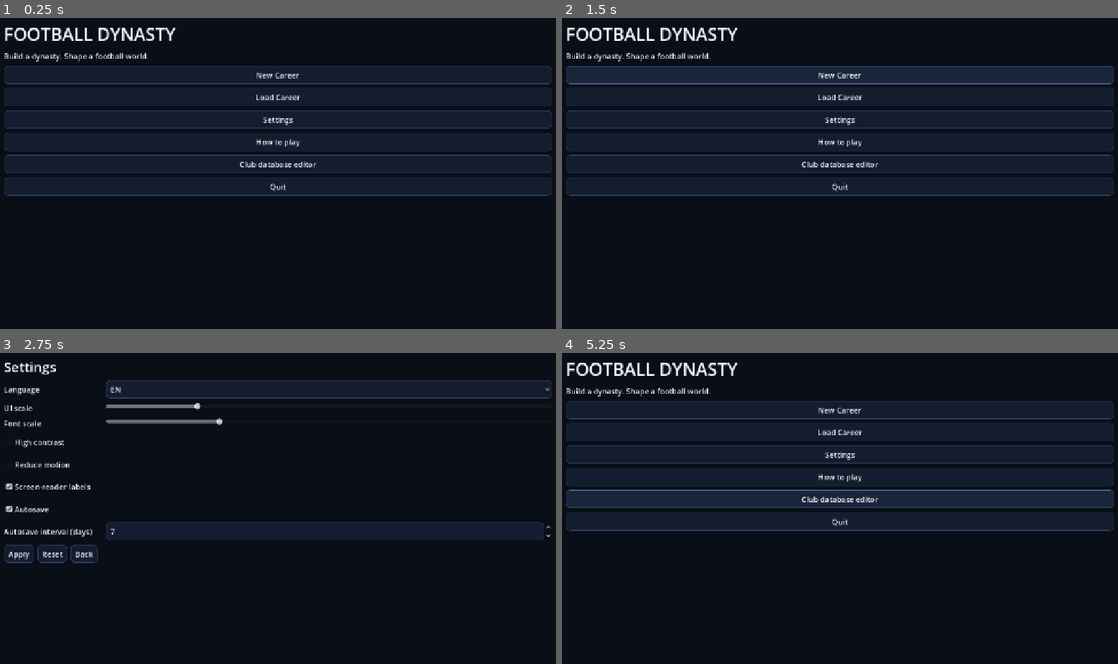
Above: before the commit, frames 1-4 (two rows, left to right).
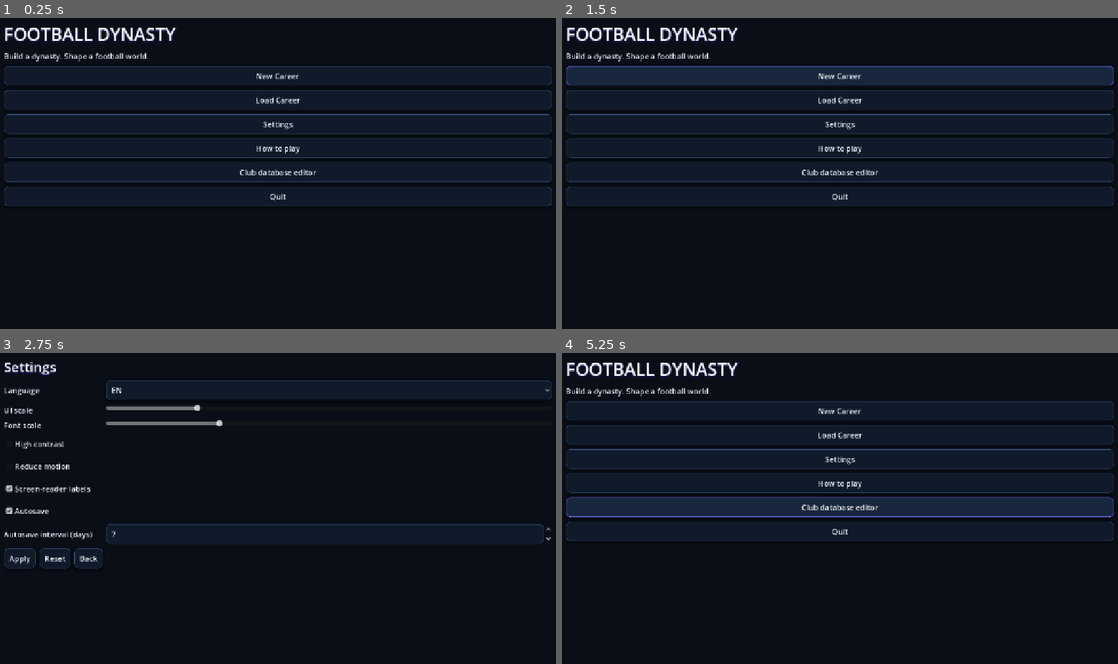
Above: after the commit, the same moments.

Repository: eghosa001/football-manager
Game: Godot game, scene res://game/scenes/career_app.tscn
The game is run twice, just before and just after one commit, with the same random seed, the same clock (stepped at 60 frames per second) and the same inputs.
Inputs:
- Up to frame 1 (0.25 s): no input
- Up to frame 2 (1.5 s): click "Load Career" at 0.5 s; click "Back" at 1.25 s
- Up to frame 3 (2.75 s): click "Settings" at 2 s
- Up to frame 4 (5.25 s): click "EN" at 2.75 s; click "Apply" at 3.5 s; click "How to play" at 4.25 s; click "Back" at 5 s

The runs differ from the first frame. In frame 1, 10% of the frame differs, in the area x 0-100%, y 3-61%; in frame 2, 11%; in frame 3, 3.6%; in frame 4, 12%.

Commit message:
Add premium presentation, atmosphere and motion pass
Adds lightweight procedural football atmosphere, contextual backgrounds, premium depth and motion while respecting accessibility settings.

Diff:
--- /dev/null
+++ b/game/polish/presentation_runtime.gd
@@ -0,0 +1,298 @@
+extends Node
+
+## Lightweight procedural presentation layer for Football Dynasty.
+## This intentionally complements UIReadabilityRuntime: readability owns minimum
+## sizes and contrast, while this runtime owns atmosphere, depth and motion.
+
+const COLOR_TEXT := Color(0.95, 0.97, 1.0, 1.0)
+const COLOR_MUTED := Color(0.62, 0.70, 0.82, 1.0)
+const COLOR_SURFACE := Color(0.045, 0.070, 0.115, 0.94)
+const COLOR_SURFACE_RAISED := Color(0.065, 0.105, 0.170, 0.97)
+const COLOR_SURFACE_HOVER := Color(0.095, 0.155, 0.245, 1.0)
+const COLOR_BORDER := Color(0.20, 0.30, 0.46, 0.75)
+const COLOR_ACCENT := Color(0.47, 0.46, 1.0, 1.0)
+const COLOR_SIGNAL := Color(0.20, 0.88, 0.76, 1.0)
+
+var _scan_due := 0
+
+class PremiumBackdrop:
+	extends Control
+	var context := "Dashboard"
+
+	func _ready() -> void:
+		mouse_filter = Control.MOUSE_FILTER_IGNORE
+		resized.connect(queue_redraw)
+		queue_redraw()
+
+	func set_context(value: String) -> void:
+		if context == value:
+			return
+		context = value
+		queue_redraw()
+
+	func _draw() -> void:
+		var w := size.x
+		var h := size.y
+		if w <= 1.0 or h <= 1.0:
+			return
+		# Deep layered base. Multiple translucent bands approximate a premium
+		# gradient without shaders or texture assets, keeping mobile cost tiny.
+		draw_rect(Rect2(Vector2.ZERO, size), Color(0.018, 0.030, 0.058, 1.0))
+		var bands := 14
+		for i in range(bands):
+			var t := float(i) / float(bands - 1)
+			var band_color := Color(0.025 + t * 0.020, 0.045 + t * 0.025, 0.085 + t * 0.055, 0.16)
+			draw_rect(Rect2(0.0, h * t, w, h / float(bands) + 2.0), band_color)
+
+		var accent := _context_accent()
+		draw_circle(Vector2(w * 0.84, h * 0.18), minf(w, h) * 0.34, Color(accent.r, accent.g, accent.b, 0.075))
+		draw_circle(Vector2(w * 0.12, h * 0.88), minf(w, h) * 0.28, Color(0.10, 0.80, 0.68, 0.035))
+
+		# Subtle football pitch / tactics-board motif.
+		var line := Color(accent.r, accent.g, accent.b, 0.055)
+		var pitch := Rect2(w * 0.08, h * 0.12, w * 0.84, h * 0.76)
+		draw_rect(pitch, line, false, 1.0)
+		draw_line(Vector2(w * 0.50, pitch.position.y), Vector2(w * 0.50, pitch.end.y), line, 1.0)
+		draw_circle(Vector2(w * 0.50, h * 0.50), minf(w, h) * 0.085, line, false, 1.0)
+		var box_h := pitch.size.y * 0.36
+		draw_rect(Rect2(pitch.position.x, h * 0.50 - box_h * 0.50, pitch.size.x * 0.13, box_h), line, false, 1.0)
+		draw_rect(Rect2(pitch.end.x - pitch.size.x * 0.13, h * 0.50 - box_h * 0.50, pitch.size.x * 0.13, box_h), line, false, 1.0)
+
+		# Fine diagonal texture adds identity while remaining almost invisible.
+		var texture_line := Color(1.0, 1.0, 1.0, 0.018)
+		var step := 72.0
+		var x := -h
+		while x < w:
+			draw_line(Vector2(x, h), Vector2(x + h, 0.0), texture_line, 1.0)
+			x += step
+
+	func _context_accent() -> Color:
+		var key := context.to_lower()
+		if "match" in key:
+			return Color(0.20, 0.88, 0.76, 1.0)
+		if "transfer" in key or "scout" in key:
+			return Color(0.98, 0.72, 0.28, 1.0)
+		if "medical" in key:
+			return Color(0.96, 0.38, 0.44, 1.0)
+		if "tactic" in key or "squad" in key:
+			return Color(0.38, 0.62, 1.0, 1.0)
+		if "finance" in key or "board" in key:
+			return Color(0.64, 0.50, 1.0, 1.0)
+		return Color(0.47, 0.46, 1.0, 1.0)
+
+
+func _ready() -> void:
+	get_tree().node_added.connect(_on_node_added)
+	set_process(true)
+	call_deferred("_scan")
+
+func _process(_delta: float) -> void:
+	var now := Time.get_ticks_msec()
+	if now < _scan_due:
+		return
+	_scan_due = now + 900
+	_scan()
+
+func _on_node_added(node: Node) -> void:
+	if node is Control:
+		call_deferred("_apply_control", node as Control)
+	call_deferred("_ensure_career_backdrop")
+
+func _scan() -> void:
+	if get_tree().current_scene == null:
+		return
+	_apply_recursive(get_tree().current_scene)
+	_ensure_career_backdrop()
+
+func _apply_recursive(node: Node) -> void:
+	if node is Control:
+		_apply_control(node as Control)
+	for child in node.get_children():
+		_apply_recursive(child)
+
+func _apply_control(control: Control) -> void:
+	if control == null:
+		return
+	if control is Button and not control is CheckBox and not control is CheckButton:
+		_style_button(control as Button)
+	elif control is PanelContainer:
+		_style_panel(control as PanelContainer)
+	elif control is LineEdit:
+		_style_line_edit(control as LineEdit)
+	elif control is OptionButton:
+		_style_option(control as OptionButton)
+	elif control is Label:
+		_style_label(control as Label)
+	elif control is TabContainer:
+		_wire_tabs(control as TabContainer)
+
+	if control is PanelContainer and not control.has_meta("presentation_reveal"):
+		control.set_meta("presentation_reveal", true)
+		_reveal(control)
+
+func _ensure_career_backdrop() -> void:
+	var scene := get_tree().current_scene
+	if scene == null or not scene is Control:
+		return
+	var script = scene.get_script()
+	if script == null or not String(script.resource_path).ends_with("game/career/career_app.gd"):
+		return
+	var root := scene as Control
+	var backdrop := root.get_node_or_null("PremiumBackdrop") as PremiumBackdrop
+	if backdrop == null:
+		backdrop = PremiumBackdrop.new()
+		backdrop.name = "PremiumBackdrop"
+		backdrop.set_anchors_and_offsets_preset(Control.PRESET_FULL_RECT)
+		backdrop.z_index = -20
+		root.add_child(backdrop)
+		root.move_child(backdrop, 0)
+	# The career app rebuilds an opaque ColorRect on every screen. Make it a
+	# translucent tint so the procedural artwork remains visible behind content.
+	for child in root.get_children():
+		if child is ColorRect and child != backdrop:
+			var background := child as ColorRect
+			if bool(_career_setting(root, "high_contrast", false)):
+				background.color = Color(0.0, 0.0, 0.0, 0.90)
+			else:
+				background.color = Color(0.018, 0.030, 0.058, 0.56)
+			background.z_index = -10
+
+func _wire_tabs(tabs: TabContainer) -> void:
+	if tabs.has_meta("presentation_tabs"):
+		return
+	tabs.set_meta("presentation_tabs", true)
+	tabs.tab_changed.connect(_on_tab_changed.bind(tabs))
+	var bar := tabs.get_tab_bar()
+	if bar != null:
+		bar.add_theme_constant_override("h_separation", 4)
+		bar.add_theme_stylebox_override("panel", _box(Color(0.025, 0.045, 0.080, 0.80), Color.TRANSPARENT, 0, 12, 5, false))
+	_on_tab_changed(tabs.current_tab, tabs)
+
+func _on_tab_changed(index: int, tabs: TabContainer) -> void:
+	if index < 0 or index >= tabs.get_tab_count():
+		return
+	var page := tabs.get_tab_control(index)
+	if page != null and not _reduce_motion(tabs):
+		page.modulate.a = 0.35
+		var tween := page.create_tween().set_trans(Tween.TRANS_CUBIC).set_ease(Tween.EASE_OUT)
+		tween.tween_property(page, "modulate:a", 1.0, 0.20)
+	var scene := get_tree().current_scene
+	if scene != null:
+		var backdrop := scene.get_node_or_null("PremiumBackdrop") as PremiumBackdrop
+		if backdrop != null:
+			backdrop.set_context(tabs.get_tab_title(index))
+
+func _style_button(button: Button) -> void:
+	var nav := button.has_meta("target_tab")
+	var primary := _looks_primary(button.text)
+	var normal := Color(0.035, 0.060, 0.100, 0.78) if nav else COLOR_SURFACE_RAISED
+	var border := Color.TRANSPARENT if nav else COLOR_BORDER
+	if primary:
+		normal = Color(0.28, 0.25, 0.76, 0.98)
+		border = Color(0.56, 0.55, 1.0, 0.95)
+	button.add_theme_color_override("font_color", COLOR_TEXT)
+	button.add_theme_color_override("font_hover_color", Color.WHITE)
+	button.add_theme_color_override("font_pressed_color", Color.WHITE)
+	button.add_theme_stylebox_override("normal", _box(normal, border, 1 if not nav else 0, 10, 12, not nav))
+	button.add_theme_stylebox_override("hover", _box(COLOR_SURFACE_HOVER if not primary else Color(0.36, 0.32, 0.88, 1.0), COLOR_ACCENT, 1, 10, 12, true))
+	button.add_theme_stylebox_override("pressed", _box(Color(0.20, 0.20, 0.52, 1.0), COLOR_ACCENT, 1, 10, 12, false))
+	if not button.has_meta("presentation_motion"):
+		button.set_meta("presentation_motion", true)
+		button.mouse_entered.connect(_button_hover.bind(button, true))
+		button.mouse_exited.connect(_button_hover.bind(button, false))
+		button.button_down.connect(_button_press.bind(button, true))
+		button.button_up.connect(_button_press.bind(button, false))
+
+func _style_panel(panel: PanelContainer) -> void:
+	panel.add_theme_stylebox_override("panel", _box(COLOR_SURFACE, Color(0.16, 0.25, 0.40, 0.72), 1, 14, 14, true))
+
+func _style_line_edit(edit: LineEdit) -> void:
+	edit.add_theme_color_override("font_color", COLOR_TEXT)
+	edit.add_theme_color_override("font_placeholder_color", COLOR_MUTED)
+	edit.add_theme_color_override("caret_color", COLOR_SIGNAL)
+	edit.add_theme_stylebox_override("normal", _box(COLOR_SURFACE_RAISED, COLOR_BORDER, 1, 10, 12, false))
+	edit.add_theme_stylebox_override("focus", _box(COLOR_SURFACE_RAISED, COLOR_SIGNAL, 2, 10, 12, true))
+
+func _style_option(option: OptionButton) -> void:
+	option.add_theme_color_override("font_color", COLOR_TEXT)
+	option.add_theme_stylebox_override("normal", _box(COLOR_SURFACE_RAISED, COLOR_BORDER, 1, 10, 12, false))
+	option.add_theme_stylebox_override("hover", _box(COLOR_SURFACE_HOVER, COLOR_ACCENT, 1, 10, 12, true))
+	option.add_theme_stylebox_override("pressed", _box(Color(0.20, 0.20, 0.52, 1.0), COLOR_ACCENT, 1, 10, 12, false))
+
+func _style_label(label: Label) -> void:
+	var font_size := label.get_theme_font_size("font_size")
+	if font_size >= 28:
+		label.add_theme_color_override("font_color", Color(0.985, 0.99, 1.0, 1.0))
+		label.add_theme_color_override("font_shadow_color", Color(0.10, 0.08, 0.30, 0.72))
+		label.add_theme_constant_override("shadow_offset_x", 0)
+		label.add_theme_constant_override("shadow_offset_y", 3)
+		label.add_theme_constant_override("shadow_outline_size", 5)
+	elif font_size >= 20:
+		label.add_theme_color_override("font_color", Color(0.86, 0.90, 1.0, 1.0))
+
+func _reveal(control: Control) -> void:
+	if _reduce_motion(control) or not control.is_inside_tree():
+		return
+	control.modulate.a = 0.0
+	var tween := control.create_tween().set_trans(Tween.TRANS_CUBIC).set_ease(Tween.EASE_OUT)
+	tween.tween_interval(0.03)
+	tween.tween_property(control, "modulate:a", 1.0, 0.24)
+
+func _button_hover(button: Button, entered: bool) -> void:
+	if not is_instance_valid(button) or _reduce_motion(button):
+		return
+	var target := Color(1.08, 1.08, 1.08, 1.0) if entered else Color.WHITE
+	var tween := button.create_tween().set_trans(Tween.TRANS_QUAD).set_ease(Tween.EASE_OUT)
+	tween.tween_property(button, "modulate", target, 0.11)
+
+func _button_press(button: Button, pressed: bool) -> void:
+	if not is_instance_valid(button) or _reduce_motion(button):
+		return
+	var target := Color(0.86, 0.88, 0.96, 1.0) if pressed else Color.WHITE
+	var tween := button.create_tween().set_trans(Tween.TRANS_QUAD).set_ease(Tween.EASE_OUT)
+	tween.tween_property(button, "modulate", target, 0.07)
+
+func _looks_primary(text: String) -> bool:
+	var key := text.to_lower()
+	for token in ["continue", "resume", "create career", "confirm", "save", "start match", "play match", "submit offer"]:
+		if token in key:
+			return true
+	return false
+
+func _reduce_motion(node: Node) -> bool:
+	var current: Node = node
+	while current != null:
+		if current.has_method("get"):
+			var script = current.get_script()
+			if script != null and String(script.resource_path).ends_with("game/career/career_app.gd"):
+				return bool(_career_setting(current, "reduce_motion", false))
+		current = current.get_parent()
+	return false
+
+func _career_setting(career: Node, key: String, fallback: Variant) -> Variant:
+	var settings = career.get("settings")
+	if typeof(settings) == TYPE_DICTIONARY:
+		return settings.get(key, fallback)
+	return fallback
+
+func _box(background: Color, border: Color, border_width: int, radius: int, padding: int, shadow: bool) -> StyleBoxFlat:
+	var style := StyleBoxFlat.new()
+	style.bg_color = background
+	style.border_color = border
+	style.border_width_left = border_width
+	style.border_width_top = border_width
+	style.border_width_right = border_width
+	style.border_width_bottom = border_width
+	style.corner_radius_top_left = radius
+	style.corner_radius_top_right = radius
+	style.corner_radius_bottom_left = radius
+	style.corner_radius_bottom_right = radius
+	style.content_margin_left = padding
+	style.content_margin_top = max(7, padding - 2)
+	style.content_margin_right = padding
+	style.content_margin_bottom = max(7, padding - 2)
+	if shadow:
+		style.shadow_color = Color(0.0, 0.0, 0.0, 0.32)
+		style.shadow_size = 7
+		style.shadow_offset = Vector2(0, 3)
+	return style
--- a/project.godot
+++ b/project.godot
@@ -25,6 +25,7 @@
 TrainingRuntime="*res://game/polish/training_runtime.gd"
 HappinessRuntime="*res://game/polish/happiness_runtime.gd"
 UIReadabilityRuntime="*res://game/polish/ui_readability_runtime.gd"
+PresentationRuntime="*res://game/polish/presentation_runtime.gd"
 
 [display]
 window/size/viewport_width=1280
@@ -45,4 +46,4 @@
 renderer/rendering_method="gl_compatibility"
 renderer/rendering_method.mobile="gl_compatibility"
 
-environment/defaults/default_clear_color=Color(0.035, 0.055, 0.09, 1)
+environment/defaults/default_clear_color=Color(0.018, 0.030, 0.058, 1)
